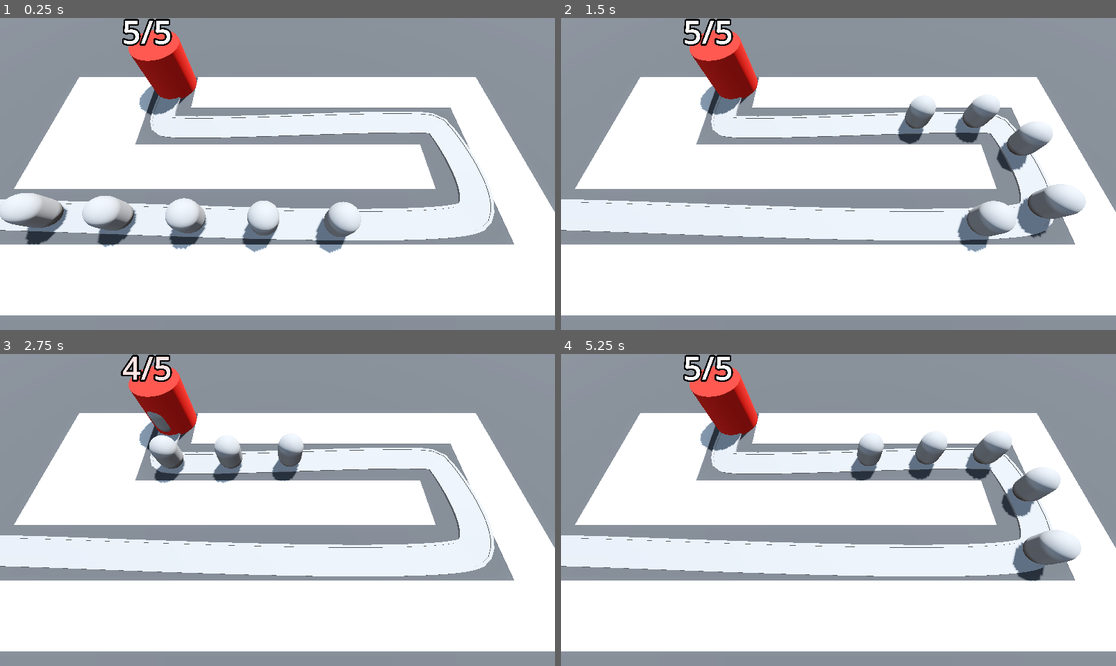
Above: before the commit, frames 1-4 (two rows, left to right).
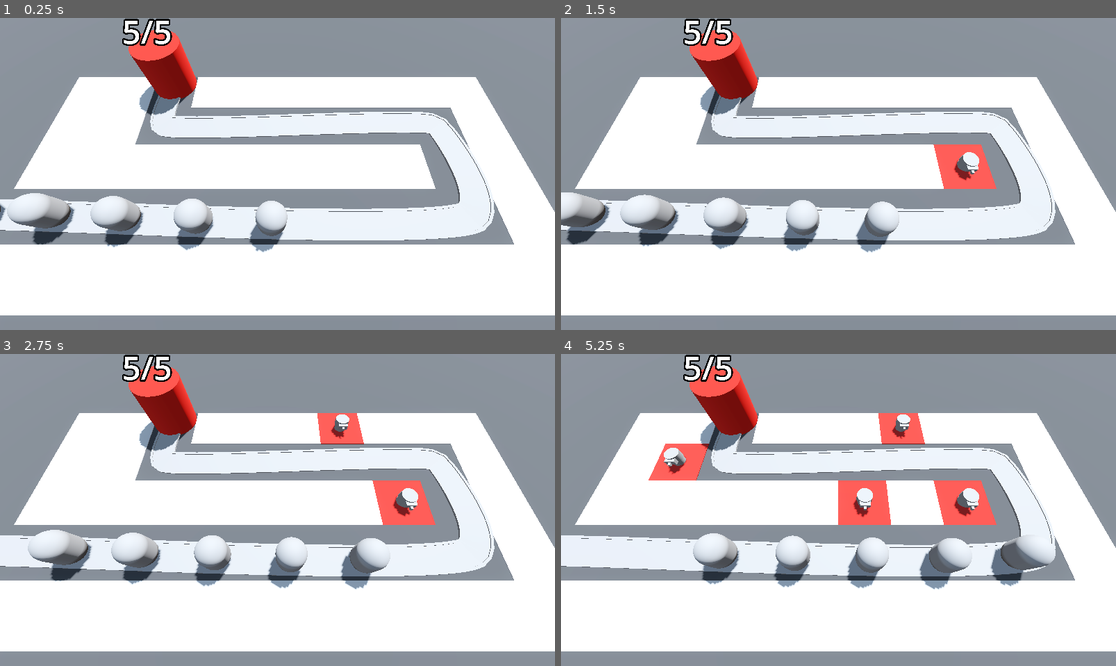
Above: after the commit, the same moments.

Repository: powerfrontier/barbarian-blaster
Game: Godot game, scene res://BaseLevel.tscn
The game is run twice, just before and just after one commit, with the same random seed, the same clock (stepped at 60 frames per second) and the same inputs.
Inputs (mouse positions are in pixels of both pictures, inside the frame that each line leads up to):
- Up to frame 1 (0.25 s): no input
- Up to frame 2 (1.5 s): move the mouse to (960, 158) at 0.52 s; press the mouse at (960, 158) at 0.53 s; move the mouse to (727, 189) at 1.27 s; release the mouse at (727, 189) at 1.28 s; click (727, 189) at 1.35 s
- Up to frame 3 (2.75 s): move the mouse to (333, 441) at 2.02 s; press the mouse at (333, 441) at 2.03 s
- Up to frame 4 (5.25 s): move the mouse to (810, 572) at 2.77 s; release the mouse at (810, 572) at 2.78 s; click (810, 572) at 2.85 s; move the mouse to (1005, 556) at 3.52 s; press the mouse at (1005, 556) at 3.53 s; move the mouse to (672, 463) at 4.27 s; release the mouse at (672, 463) at 4.28 s; click (672, 463) at 4.35 s; move the mouse to (866, 510) at 5.02 s; press the mouse at (866, 510) at 5.03 s

The runs differ from the first frame. In frame 1, 3.2% of the frame differs, in the area x 0-66%, y 56-76%; in frame 2, 9.1%; in frame 3, 7.8%; in frame 4, 11%, in the area x 15-94%, y 18-76%.

Commit message:
up to lesson 46

Diff:
--- a/BaseLevel.tscn
+++ b/BaseLevel.tscn
@@ -1,9 +1,11 @@
-[gd_scene load_steps=10 format=3 uid="uid://0lbujdxryj36"]
+[gd_scene load_steps=12 format=3 uid="uid://0lbujdxryj36"]
 
 [ext_resource type="MeshLibrary" uid="uid://bb6q0pf4b08c5" path="res://MeshLibraries/SpaceLibrary.tres" id="1_1s1jp"]
 [ext_resource type="PackedScene" uid="uid://w2s3jooqxk4x" path="res://RayPickerCamera/ray_picker_camera.tscn" id="1_u32rh"]
 [ext_resource type="PackedScene" uid="uid://cyilxrg4sjpyl" path="res://Enemy/enemy.tscn" id="2_cbias"]
 [ext_resource type="PackedScene" uid="uid://chl1wpuyr3s8r" path="res://Base/base.tscn" id="3_kw27p"]
+[ext_resource type="Script" path="res://TurretManager.gd" id="5_csha7"]
+[ext_resource type="PackedScene" uid="uid://d31qxh3cax27q" path="res://Turret/turret.tscn" id="6_fh355"]
 
 [sub_resource type="ProceduralSkyMaterial" id="ProceduralSkyMaterial_tcfpv"]
 sky_horizon_color = Color(0.64625, 0.65575, 0.67075, 1)
@@ -42,7 +44,9 @@
 size = Vector3(100, 2, 100)
 material = SubResource("StandardMaterial3D_ytnic")
 
-[node name="RayPickerCamera" parent="." instance=ExtResource("1_u32rh")]
+[node name="RayPickerCamera" parent="." node_paths=PackedStringArray("gridmap", "turret_manager") instance=ExtResource("1_u32rh")]
+gridmap = NodePath("../GridMap")
+turret_manager = NodePath("../TurretManager")
 
 [node name="GridMap" type="GridMap" parent="."]
 mesh_library = ExtResource("1_1s1jp")
@@ -98,15 +102,15 @@
 transform = Transform3D(0.151116, 0, -0.988474, 0, 0.999982, 0, 0.988487, 0, 0.151114, -21, 0, 6)
 
 [node name="Enemy2" parent="Path3D" instance=ExtResource("2_cbias")]
-transform = Transform3D(-0.0331729, 0.00510099, -0.999395, 0.000519355, 0.999969, 0.00508644, 0.999421, -0.000350327, -0.0331746, -16.0025, -0.0240792, 6.07175)
+transform = Transform3D(-0.0331728, 0.00510099, -0.999394, 0.000519355, 0.999969, 0.00508644, 0.99942, -0.000350327, -0.0331746, -16.0025, -0.0240792, 6.07175)
 progress = 5.0
 
 [node name="Enemy3" parent="Path3D" instance=ExtResource("2_cbias")]
-transform = Transform3D(-0.0353605, 0.00456287, -0.999322, 0.00053032, 0.999972, 0.00454685, 0.999346, -0.000369201, -0.0353621, -11.0055, -0.0483073, 6.24687)
+transform = Transform3D(-0.0353605, 0.00456287, -0.999322, 0.00053032, 0.999972, 0.00454685, 0.999345, -0.000369201, -0.0353621, -11.0055, -0.0483073, 6.24687)
 progress = 10.0
 
 [node name="Enemy4" parent="Path3D" instance=ExtResource("2_cbias")]
-transform = Transform3D(-0.0317256, 0.00371687, -0.999448, 0.000515446, 0.999975, 0.00370229, 0.999468, -0.000397725, -0.0317269, -6.00848, -0.0690615, 6.41631)
+transform = Transform3D(-0.0317257, 0.00371687, -0.999447, 0.000515446, 0.999975, 0.00370229, 0.999468, -0.000397725, -0.0317269, -6.00848, -0.0690615, 6.41631)
 progress = 15.0
 
 [node name="Enemy5" parent="Path3D" instance=ExtResource("2_cbias")]
@@ -114,3 +118,7 @@
 progress = 20.0
 
 [node name="Base" parent="." instance=ExtResource("3_kw27p")]
+
+[node name="TurretManager" type="Node3D" parent="."]
+script = ExtResource("5_csha7")
+turret = ExtResource("6_fh355")
--- a/Enemy/enemy.gd
+++ b/Enemy/enemy.gd
@@ -1,6 +1,6 @@
 extends PathFollow3D
 
-@export var speed: float = 20.5
+@export var speed: float = 2.5
 
 @onready var base = get_tree().get_first_node_in_group("base")
 
--- a/RayPickerCamera/ray_picker_camera.gd
+++ b/RayPickerCamera/ray_picker_camera.gd
@@ -1,4 +1,7 @@
 extends Camera3D
+
+@export var gridmap: GridMap
+@export var turret_manager: Node3D
 
 @onready var ray_cast_3d: RayCast3D = $RayCast3D
 
@@ -13,3 +16,18 @@
 	ray_cast_3d.target_position = project_local_ray_normal(mouse_position) * 100
 	ray_cast_3d.force_raycast_update()
 	printt(ray_cast_3d.get_collider(), ray_cast_3d.get_collision_point())
+
+	if ray_cast_3d.is_colliding():
+		var collider = ray_cast_3d.get_collider()
+		if collider is GridMap:
+			var collision_point = ray_cast_3d.get_collision_point()
+			var cell = gridmap.local_to_map(collision_point)
+			#print(cell)
+			if gridmap.get_cell_item(cell) == 0:
+				Input.set_default_cursor_shape(Input.CURSOR_POINTING_HAND)
+				if Input.is_action_pressed("click"):
+					gridmap.set_cell_item(cell, 1)
+					var tile_position = gridmap.map_to_local(cell)
+					turret_manager.build_turret(tile_position)
+	else:
+		Input.set_default_cursor_shape(Input.CURSOR_ARROW)
--- /dev/null
+++ b/Turret/turret.tscn
@@ -0,0 +1,33 @@
+[gd_scene load_steps=5 format=3 uid="uid://d31qxh3cax27q"]
+
+[sub_resource type="CylinderMesh" id="CylinderMesh_ikrn8"]
+height = 1.0
+
+[sub_resource type="CylinderMesh" id="CylinderMesh_onkki"]
+top_radius = 0.6
+bottom_radius = 0.6
+height = 0.6
+
+[sub_resource type="BoxMesh" id="BoxMesh_u25e2"]
+size = Vector3(0.8, 0.4, 0.4)
+
+[sub_resource type="BoxMesh" id="BoxMesh_uuxcv"]
+size = Vector3(0.2, 0.2, 0.3)
+
+[node name="Turret" type="Node3D"]
+
+[node name="TurretBase" type="MeshInstance3D" parent="."]
+transform = Transform3D(1, 0, 0, 0, 1, 0, 0, 0, 1, 0, 0.5, 0)
+mesh = SubResource("CylinderMesh_ikrn8")
+
+[node name="TurretTop" type="MeshInstance3D" parent="TurretBase"]
+transform = Transform3D(1, 0, 0, 0, 1, 0, 0, 0, 1, 0, 0.3, 0)
+mesh = SubResource("CylinderMesh_onkki")
+
+[node name="Visor" type="MeshInstance3D" parent="TurretBase/TurretTop"]
+transform = Transform3D(1, 0, 0, 0, 1, 0, 0, 0, 1, 0, 0, 0.619226)
+mesh = SubResource("BoxMesh_u25e2")
+
+[node name="Barrel" type="MeshInstance3D" parent="TurretBase/TurretTop/Visor"]
+transform = Transform3D(1, 0, 0, 0, 1, 0, 0, 0, 1, 0, 0, 0.297449)
+mesh = SubResource("BoxMesh_uuxcv")
--- /dev/null
+++ b/TurretManager.gd
@@ -0,0 +1,9 @@
+extends Node3D
+
+@export var turret: PackedScene
+
+
+func build_turret(turret_position: Vector3) -> void:
+	var new_turret = turret.instantiate()
+	new_turret.global_position = turret_position
+	add_child(new_turret)
--- a/project.godot
+++ b/project.godot
@@ -14,3 +14,11 @@
 run/main_scene="res://BaseLevel.tscn"
 config/features=PackedStringArray("4.2", "Forward Plus")
 config/icon="res://icon.svg"
+
+[input]
+
+click={
+"deadzone": 0.5,
+"events": [Object(InputEventMouseButton,"resource_local_to_scene":false,"resource_name":"","device":-1,"window_id":0,"alt_pressed":false,"shift_pressed":false,"ctrl_pressed":false,"meta_pressed":false,"button_mask":1,"position":Vector2(422, 19),"global_position":Vector2(426, 60),"factor":1.0,"button_index":1,"canceled":false,"pressed":true,"double_click":false,"script":null)
+]
+}
Not shown: 4 places in MeshLibraries/SpaceLibrary.tres that only renumber resources
